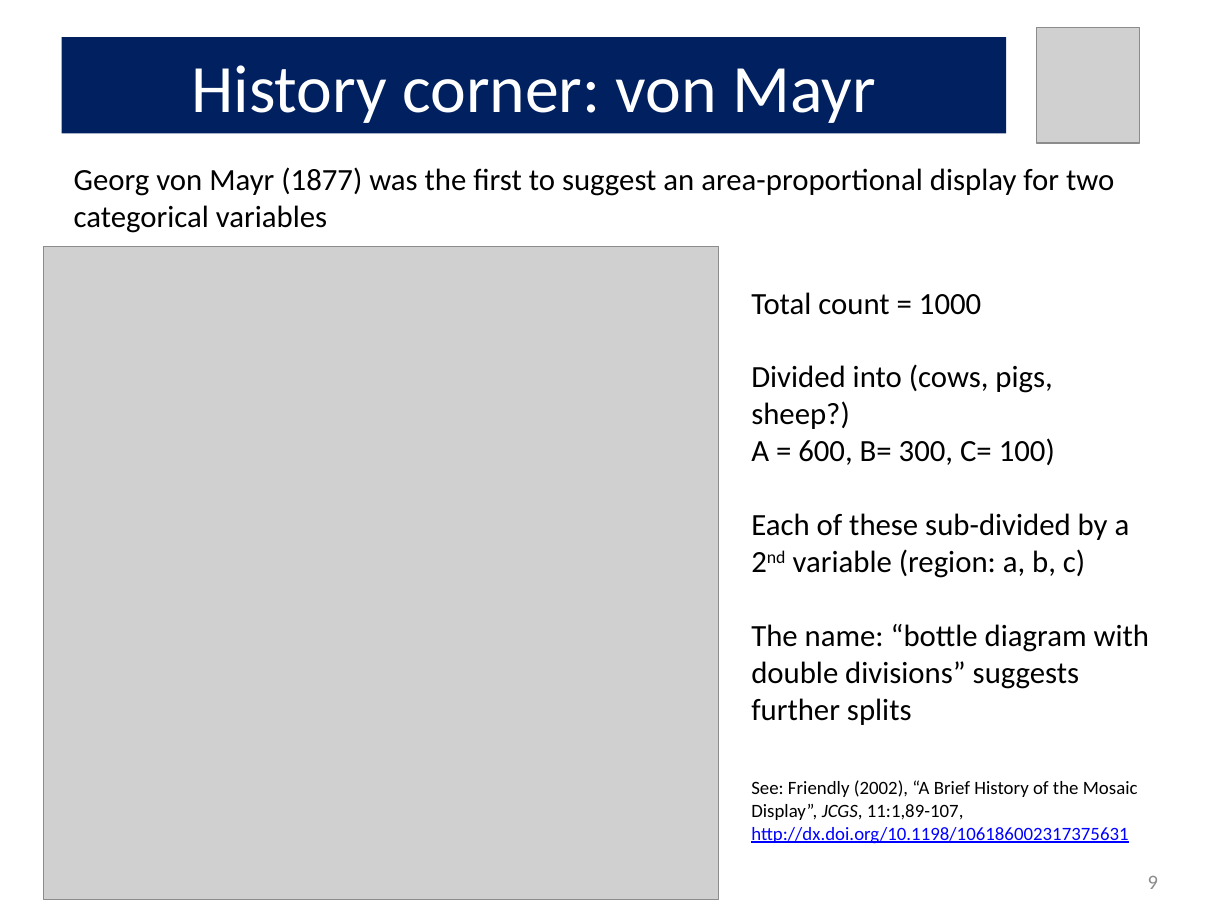
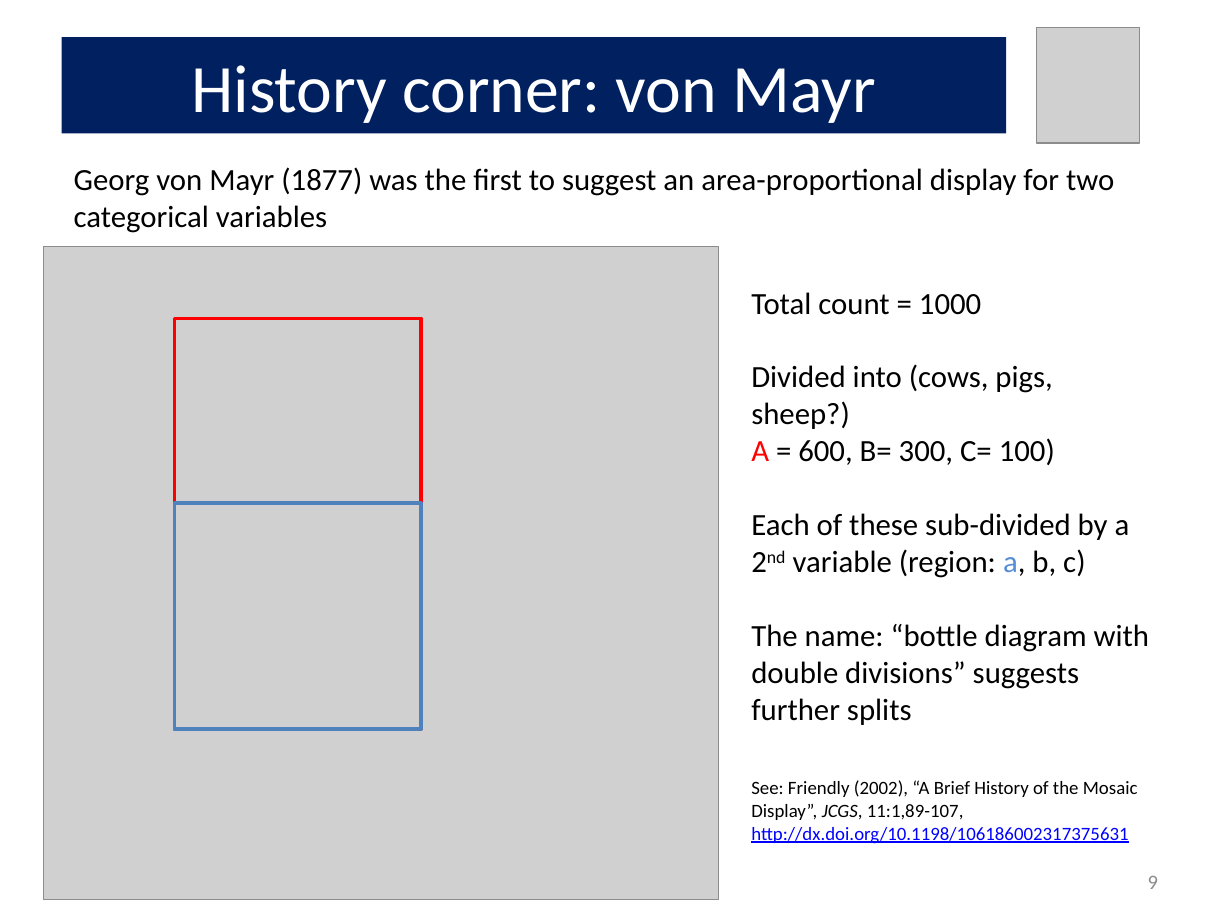
Before and after one commit to friendly/psy6136, a slide deck: slide 9 of lectures/04-Loglin.pptx. Drawn at 1232x924 pixels with LibreOffice and Linux fonts; fonts in the diff are those of the drawing; grey boxes stand for pictures. Boxes give left, top, right and bottom in pixels: in the first picture for what was removed or moved away, otherwise in the second. Text is boxed around its words. In the diff, an @@ line names an element or a change of style, - is before the commit and + after.

```diff
--- a/lectures/04-Loglin.pptx
+++ b/lectures/04-Loglin.pptx
@@ rectangle added at (175,318,421,728), outline #FF0000 2 pt @@
@@ text at (751,438,1130,578): text colour #000000 to #FF0000 in "A"; text colour #000000 to #558ED5 in "a," @@
@@ rectangle added at (175,503,421,728), outline #4F81BD 2 pt @@
```
Also in this commit, not shown: 18 other slides changed, 4 other files.
